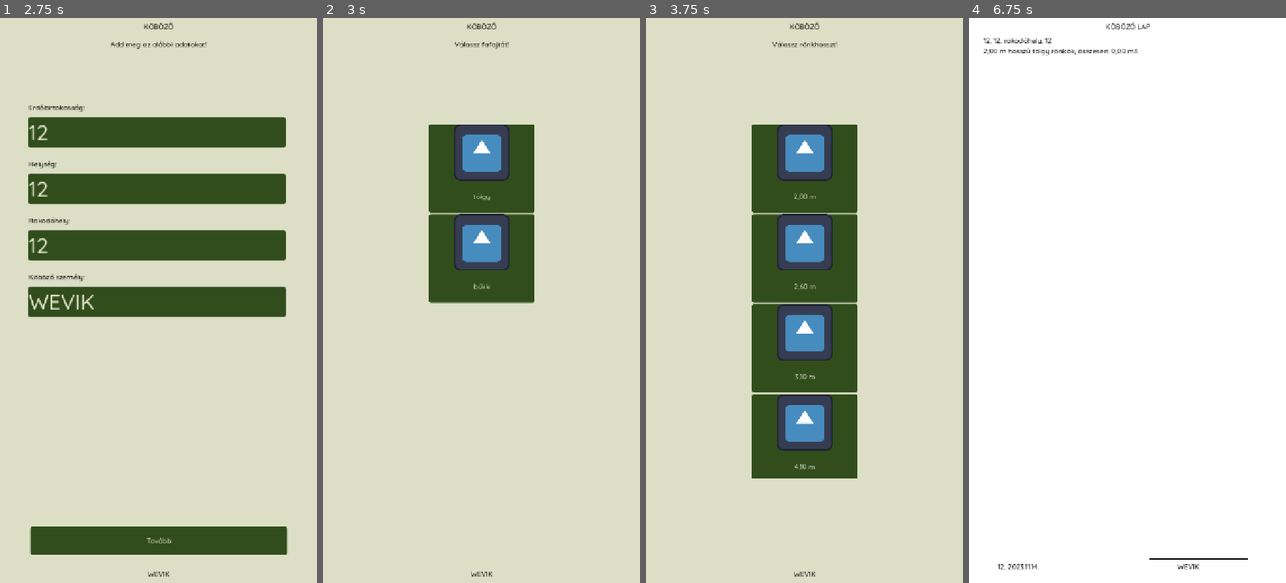
Above: before the commit, frames 1-4 (left to right).
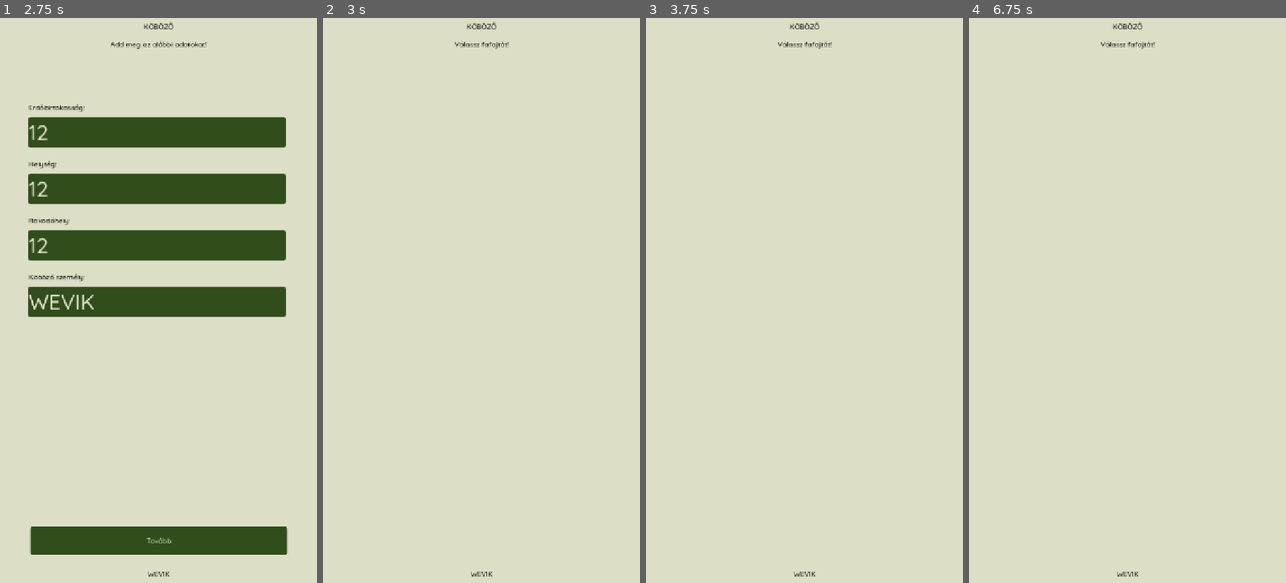
Above: after the commit, the same moments.

Repository: rolika/kob_g
Game: Godot game, scene res://main.tscn
Same seed, same stepped clock (60 frames per second), same inputs: the game is played once before the commit and once after it. The engine's default icon, where the game draws it, is replaced by a stand-in: a white triangle on a blue panel in a dark square.
Inputs (mouse positions are in pixels of both pictures, inside the frame that each line leads up to):
- Up to frame 1 (2.75 s): click "Új köbözés indítása" at 0.5 s; click (155, 131) at 1.27 s; type "12" at 1.35 s; click (155, 187) at 1.5 s; type "12" at 1.58 s; click (155, 244) at 1.73 s; type "12" at 1.82 s; click (155, 300) at 2.02 s; type "WEVIK" at 2.1 s
- Up to frame 2 (3 s): click "Tovább" at 2.75 s
- Up to frame 3 (3.75 s): click (804, 170) at 3.5 s, where only the run before the commit has a clickable "tölgy"
- Up to frame 4 (6.75 s): click (1127, 170) at 4.25 s, where only the run before the commit has a clickable "2,00 m"; click (1257, 142) at 5.02 s; click (997, 142) at 5.77 s; click (1127, 537) at 6.5 s, where only the run before the commit has a clickable "Kész!"

Frame 1 is identical in both runs. In frame 2, 10% of the frame differs, in the area x 33-67%, y 18-51%; in frame 3, 21%; in frame 4, 100%, in the area x 0-100%, y 0-100%.
Error after the commit: Parse Error: Preload file "res://assets/icons/tree.svg" does not exist. (res://scripts/type_options.gd:3)

Commit message:
add icon to type

Diff:
--- a/scripts/type_options.gd
+++ b/scripts/type_options.gd
@@ -1,6 +1,6 @@
 extends Node2D
 
-const ICON: CompressedTexture2D = preload("res://icon.svg")
+const ICON: CompressedTexture2D = preload("res://assets/icons/tree.svg")
 signal type_selected(type: String)
 
 func _ready() -> void:
@@ -11,6 +11,7 @@
         button.vertical_icon_alignment = VERTICAL_ALIGNMENT_TOP
         button.icon_alignment = HORIZONTAL_ALIGNMENT_CENTER
         button.custom_minimum_size = Vector2(240, 200)
+        button.expand_icon = true
         button.pressed.connect(_button_pressed.bind(button))
         $ScrollContainer/VBoxContainer.add_child(button)
 
